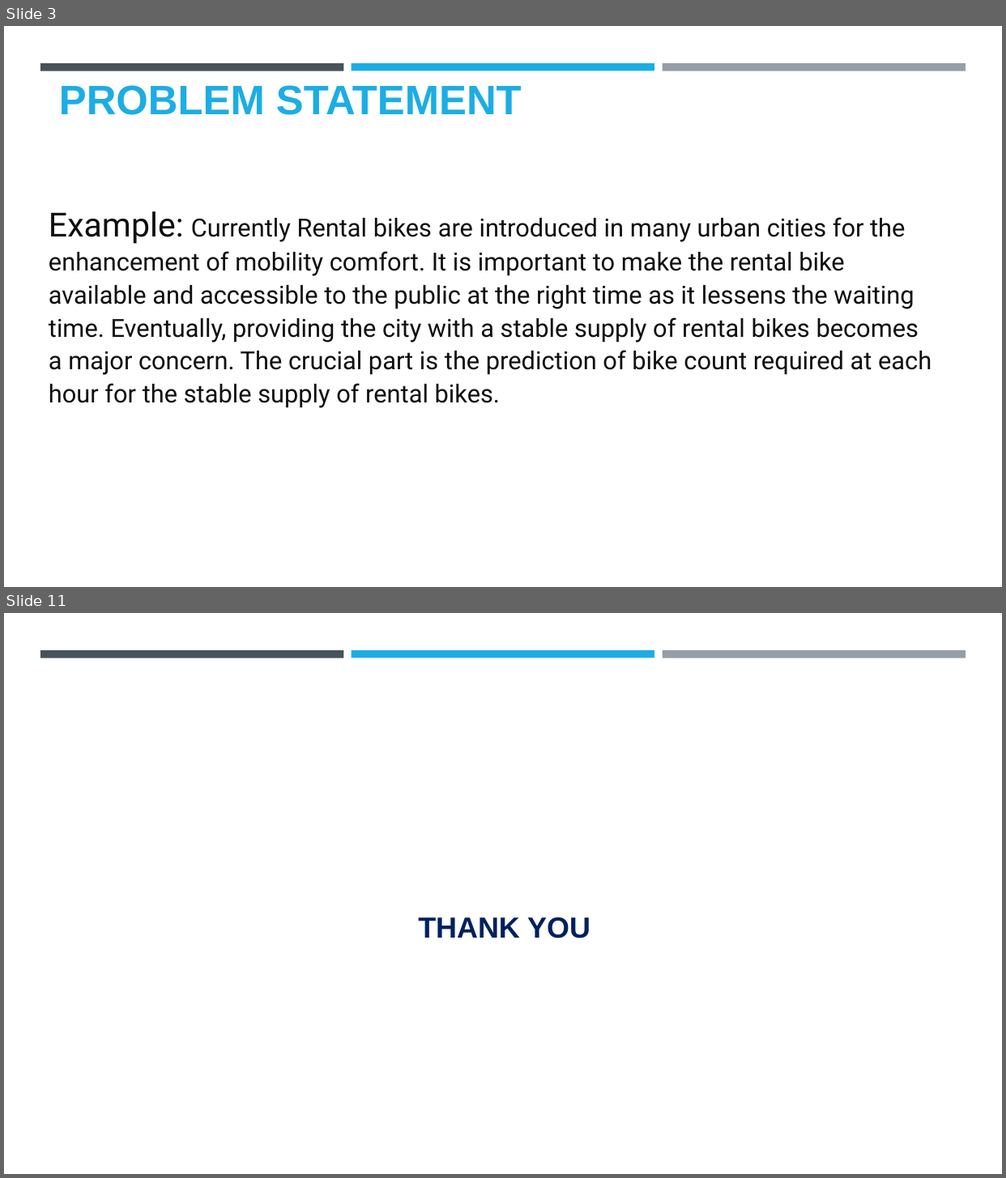
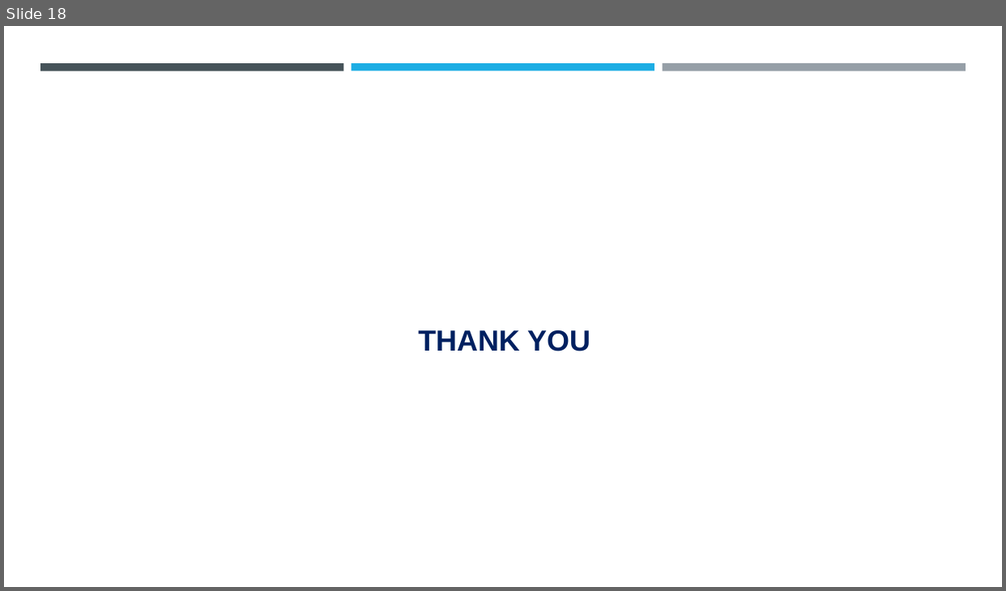
Before and after one commit to Dhayanithi05/ProjectNM, a slide deck: Project.pptx. Shown one above the other, each under a label of ours: slides 3 and 11 before the commit, slide 18 after it; the slides between them are not shown. The pictures are 1006x1178 and 1006x591 pixels, drawn with LibreOffice and Linux fonts; fonts in the diff are those of the drawing; background and template pictures are left out. Boxes give left, top, right and bottom in pixels: in the first picture for what was removed or moved away, otherwise in the second. Text is boxed around its words. In the diff, an @@ line names an element or a change of style, - is before the commit and + after.

```diff
--- a/Project.pptx
+++ b/Project.pptx
@@ slide 3 removed at (4, 26, 1002, 587), background #FFFFFF; not listed: 3 template elements that a slide beside it also shows @@
@@ title removed at (59, 85, 522, 115) @@
-PROBLEM STATEMENT
@@ text removed at (49, 211, 931, 408) @@
-Example: Currently Rental bikes are introduced in many urban cities for the enhancement of mobility comfort. It is important to make the rental bike available and accessible to the public at the right time as it lessens the waiting time. Eventually, providing the city with a stable supply of rental bikes becomes a major concern. The crucial part is the prediction of bike count required at each hour for the stable supply of rental bikes.
@@ what was slide 11 is now slide 18 @@
```
Also in this commit, not shown: 4 slides changed, 13 slides added, 5 other slides removed.
